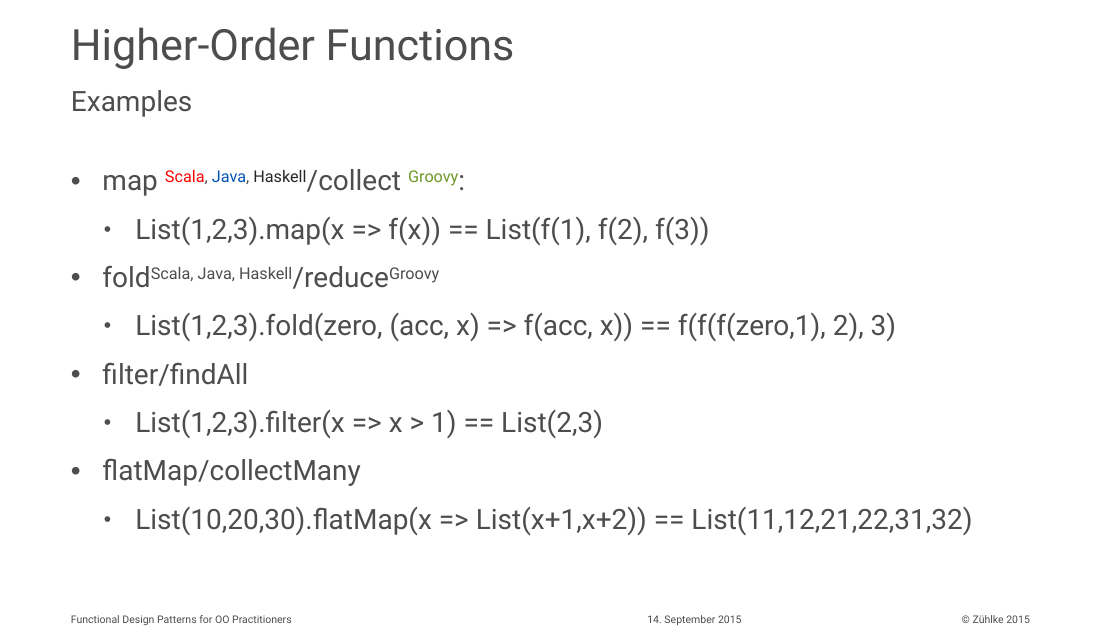
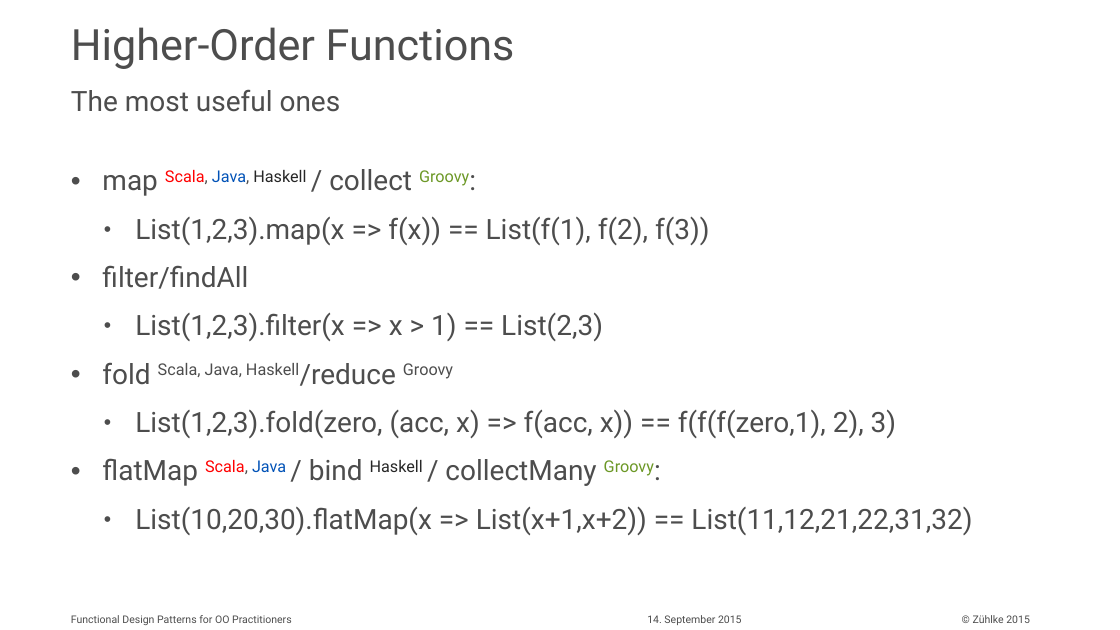
Before and after one commit to aax/zdays-fp-patterns, a slide deck: slide 13 of Functional Design Patterns for OO Practitioners.pptx (slide 12 before the commit). Drawn at 1120x630 pixels with LibreOffice and Linux fonts; fonts in the diff are those of the drawing. Boxes give left, top, right and bottom in pixels: in the first picture for what was removed or moved away, otherwise in the second. Text is boxed around its words. In the diff, an @@ line names an element or a change of style, - is before the commit and + after.

```diff
--- a/Functional Design Patterns for OO Practitioners.pptx
+++ b/Functional Design Patterns for OO Practitioners.pptx
@@ text at (71, 89, 341, 112): text changed @@
-Examples
+The most useful ones
@@ text at (102, 169, 469, 196): spaces changed @@
-• map Scala, Java, Haskell/collect Groovy:
+• map Scala, Java, Haskell / collect Groovy:
@@ text at (135, 267, 896, 341): paragraphs removed @@
-• foldScala, Java, Haskell/reduceGroovy
-  • List(1,2,3).fold(zero, (acc, x) => f(acc, x)) == f(f(f(zero,1), 2), 3)
@@ text at (102, 362, 896, 486): text changed @@
-• flatMap/collectMany
+• fold Scala, Java, Haskell/reduce Groovy
+  • List(1,2,3).fold(zero, (acc, x) => f(acc, x)) == f(f(f(zero,1), 2), 3)
+• flatMap Scala, Java / bind Haskell / collectMany Groovy:
```
Also in this commit, not shown: 9 other slides changed, 5 slides added, 7 other files.
